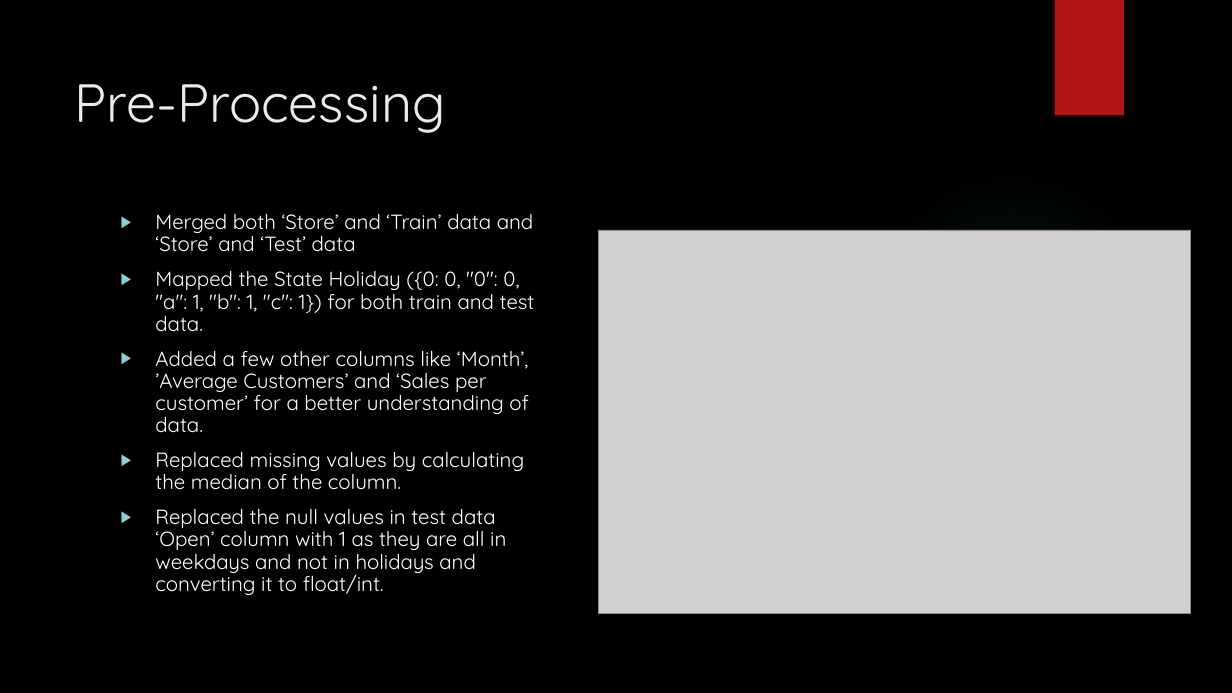
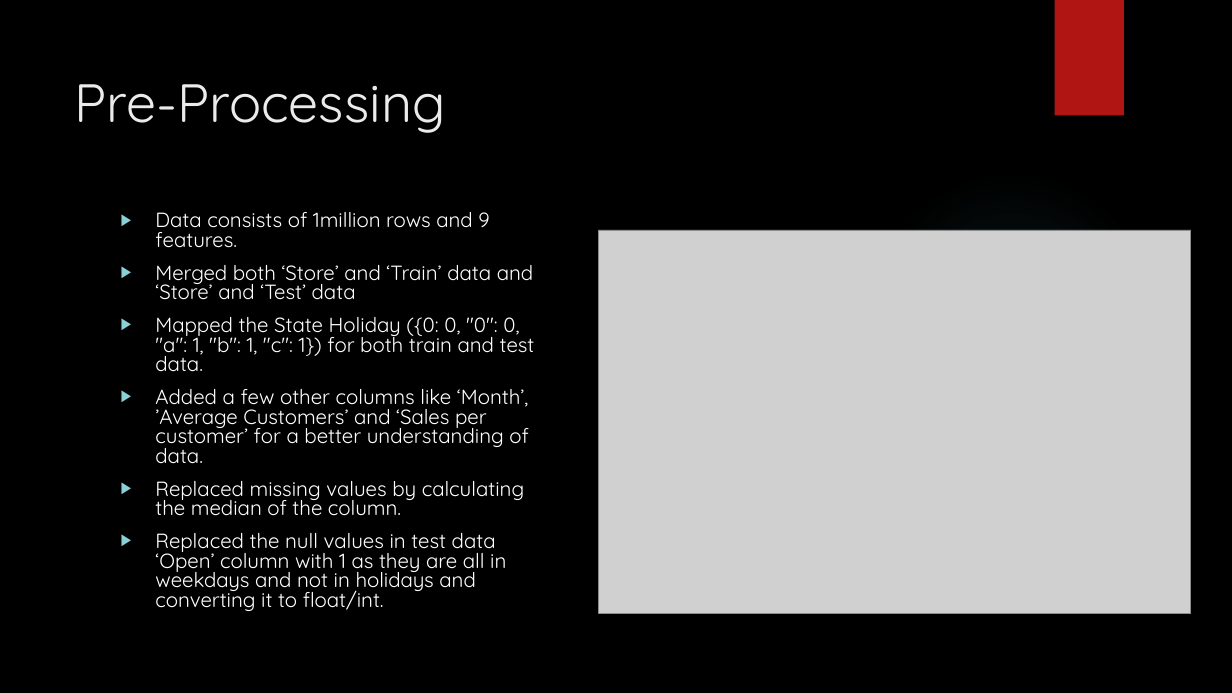
Before and after one commit to Yash4850/DataScience, a slide deck: slide 2 of Rossmann Stores/Presentation.pptx. Drawn at 1232x693 pixels with LibreOffice and Linux fonts; fonts in the diff are those of the drawing; grey boxes stand for pictures; background and template pictures are left out. Boxes give left, top, right and bottom in pixels: in the first picture for what was removed or moved away, otherwise in the second. Text is boxed around its words. In the diff, an @@ line names an element or a change of style, - is before the commit and + after.

```diff
--- a/Rossmann Stores/Presentation.pptx
+++ b/Rossmann Stores/Presentation.pptx
@@ text at [155, 212, 489, 248]: paragraph added @@
+▶ Data consists of 1million rows and 9 features.
@@ text at [155, 265, 535, 611]: line spacing 0.9 to 0.8 @@
```
Also in this commit, not shown: 2 other files.
